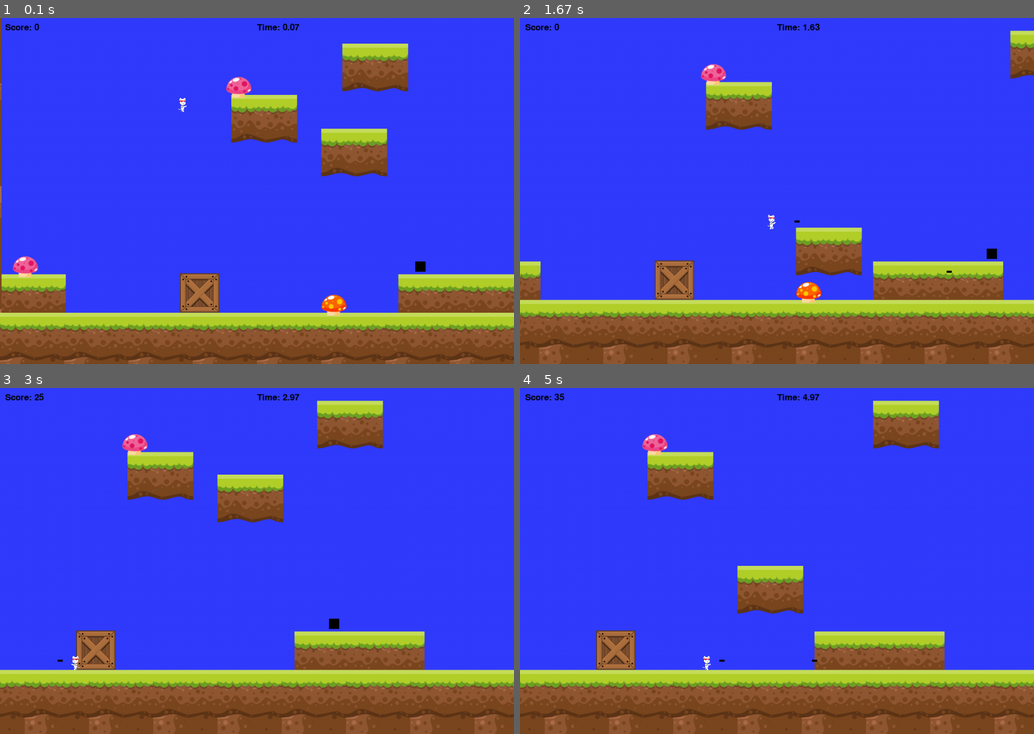
Above: before the commit, frames 1-4 (two rows, left to right).
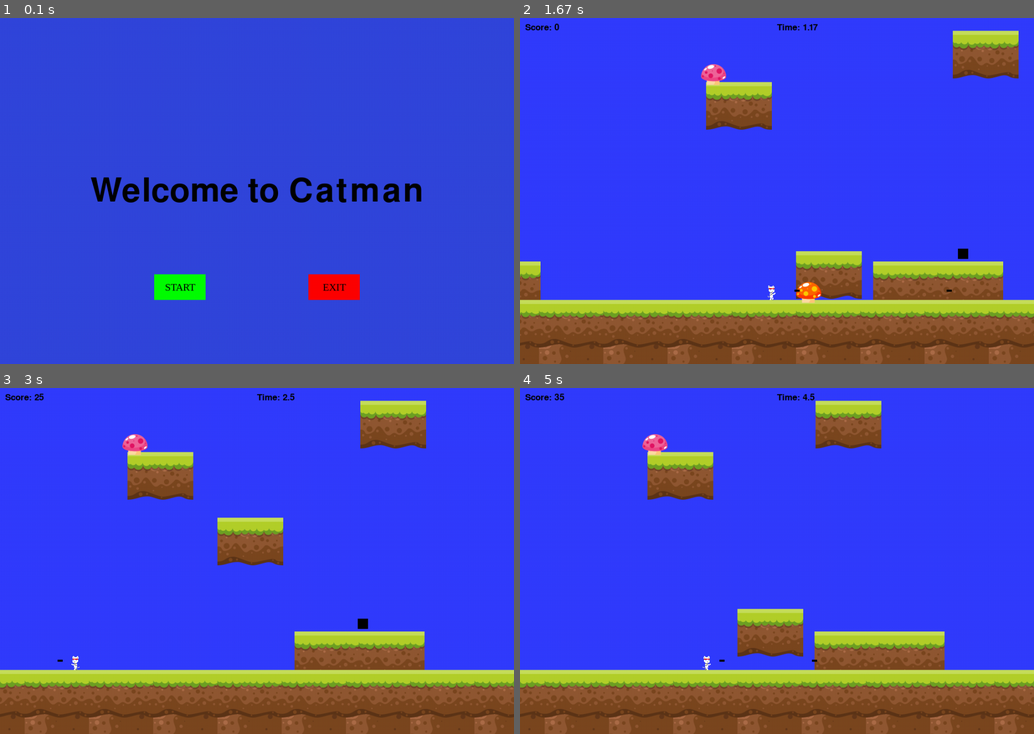
Above: after the commit, the same moments.

Repository: hone1er/Python_platformer
Game: pygame game, started from Pygame/platformer/platformer.py
The game is run twice, just before and just after one commit, with the same random seed, the same clock (stepped at 60 frames per second) and the same inputs.
Inputs (mouse positions are in pixels of both pictures, inside the frame that each line leads up to):
- Up to frame 1 (0.1 s): no input
- Up to frame 2 (1.67 s): click (699, 287) at 0.42 s, where only the run after the commit has a clickable "START"; hold Right 0.67-1.13 s; move the mouse to (756, 208) at 0.7 s; hold Up 1.17-1.47 s; tap Space at 1.23, 1.57 s; hold Right from 1.5 s (still down)
- Up to frame 3 (3 s): tap Space at 1.87, 2.07, 2.37, 2.63, 2.93 s; release Right at 1.97 s; hold Left 2-2.53 s; hold Left 2.57-2.97 s
- Up to frame 4 (5 s): hold Up 3-3.37 s; tap Space at 3.07, 3.47, 3.77, 4.13, 4.43, 4.63, 4.93 s; hold Right 3.4-4.03 s; hold Left 4.07-4.53 s; hold Right from 4.57 s (still down)

The runs differ from the first frame. In frame 1, 100% of the frame differs, in the area x 0-100%, y 0-100%; in frame 2, 5.5%; in frame 3, 6.8%; in frame 4, 7.3%.

Commit message:
removed scenery

Diff:
--- a/Pygame/platformer/characters.py
+++ b/Pygame/platformer/characters.py
@@ -66,7 +66,6 @@
 
 
 
-
         # See if we hit anything
         block_hit_list = pygame.sprite.spritecollide(self, self.level.platform_list, False)
         wall_hit_list = pygame.sprite.spritecollide(self, self.level.wall_list, False)
@@ -81,7 +80,6 @@
             elif isinstance(block, MovingPlatform) == False and self.change_x < 0:
                 # Otherwise if we are moving left, do the opposite.
                 self.rect.left = block.rect.right
-
 
 
         # Move up/down
@@ -103,9 +101,6 @@
                     self.rect.x += block.xvel
                 if block.xvel < 0:
                     self.rect.x += block.xvel
-
-
-
 
 
         wall_hit_list = pygame.sprite.spritecollide(self, self.level.wall_list, False)
--- a/Pygame/platformer/levels.py
+++ b/Pygame/platformer/levels.py
@@ -162,6 +162,7 @@
     def __init__(self, player):
         """ Create level 1. """
 
+
         # Call the parent constructor
         Level.__init__(self, player)
 
@@ -171,7 +172,11 @@
         #####################################################################################
         cronies = [
             [800, 475, 20, 20, 1000],
-            [1400, 150, 20, 20, 1575]]
+            [1400, 150, 20, 20, 1575],
+
+            [2125, 550,  20, 20, 2400],
+            [2250, 360,  20, 20, 2300]
+            ]
 
         # Array with type of platform, and x, y location of the platform.
         center_tiles = [
@@ -211,31 +216,20 @@
             [125, 70, 1825, 440],
             [125, 70, 1950, 440],
             [125, 70, 2075, 340],
-            [125, 70, 2200, 340],
+            [125, 70, 2200, 390],
             [125, 70, 2325, 340],
             [125, 70, 2450, 440],
             [125, 70, 2575, 440],
             [125, 70, 2700, 440],
 
+            [125, 70, 3700, 430],
+            [125, 70, 3825, 430],
+            [125, 70, 3950, 430],
+            [125, 70, 4075, 430],
+            [125, 70, 4200, 430],
+            [125, 70, 4325, 430],
+
         ]
-
-        columns = [
-            [125, 70, 1700, 500],
-            [125, 70, 1825, 500],
-            [125, 70, 1950, 500],
-            [125, 70, 2075, 400],
-            [125, 70, 2200, 400],
-            [125, 70, 2325, 400],
-            [125, 70, 2075, 500],
-            [125, 70, 2200, 500],
-            [125, 70, 2325, 500],
-            [125, 70, 2450, 500],
-            [125, 70, 2575, 500],
-            [125, 70, 2700, 500],
-            ]
-
-        for column in columns:
-            Level.add_scenery(column, pygame.image.load('png/Tiles/8.png'), self.platform_scene, Platform)
 
         # Moving Platforms
 #####################################################################################
@@ -254,6 +248,8 @@
                      [125, 70, -125, 85],
                      [125, 70, -125, -104],
                      [125, 70, -125, -300],
+                     [125, 70, 2200, 400],
+                     [125, 70, 2075, 350],
                      ]
 
         # Wall at start of level continued
@@ -262,6 +258,7 @@
                     [125, 70, -125, 200],
                     [125, 70, -125, 0],
                     [125, 70, -125, -200],
+                    [125, 70, 2325, 350],
                     ]
 
         ground_tiles = [[125,30,x*125,575] for x in range(abs(self.level_limit//45))]
@@ -275,31 +272,7 @@
         mushroom_2 = [[0, 0, 625, 540]
                       ]
 
-        object_tiles = [[125,30,x*450*random.choice([1.5,3.5,2.5])+350,525] for x in range(abs(self.level_limit//45))]
-
-        scenery = os.listdir(f'{os.path.dirname(__file__)}/png/Object')
-        # Add backround objects such as trees, bushes, and rocks.
-        for tile in object_tiles:
-            image = f'{os.path.dirname(__file__)}/png/Object/{random.choice(scenery)}'
-            if "Mushroom" not in image:
-                if "Tree_1" in image:
-                    tile[3] += 7
-                elif "Tree_2" in image:
-                    tile[3] -= 250
-                elif "Tree_3" in image:
-                    tile[3] -= 225
-                elif "Crate" in image:
-                    tile[3] -= 27
-                elif "BigBush" in image:
-                    tile[3] -= 15
-                elif "SmallBush" in image:
-                    tile[3] += 10
-                elif "Sign" in image:
-                    tile[3] -= 15
-                elif "Stone" in image:
-                    tile[3] -= 4
-                image = pygame.image.load(image)
-                Level.add_scenery(tile, image, self.platform_scene, Platform)
+
 
         #### wall at start of levels and ground tiles
         wall_dict = {
@@ -331,14 +304,12 @@
         # add enemies
         Level.add_enemy(cronies, self.enemy_list)
 
-
 # Create platforms for the level
 class Level_02(Level):
     """ Definition for level 2. """
 
     def __init__(self, player):
         """ Create level 2. """
-
         # Call the parent constructor
         Level.__init__(self, player)
         self.level_limit = -4000
@@ -420,7 +391,8 @@
                      [125, 70, -125, 320],
                      [125, 70, -125, 80],
 
-                     [125, 80, 1500, 255],
+                     [125, 80, 1500, 210],
+                     [125, 80, 1500, 245],
 
                      [125, 70, 1930, 510],
                      [125, 70, 1930, 390],
@@ -432,10 +404,11 @@
                     [125, 70, -125, 200],
                     [125, 70, -125, 0],
 
-                    [125, 80, 1300, 200],
+                    [125, 80, 1300, 155],
+                    [125, 80, 1300, 175],
 
                     [125, 70, 1930, 630],
-                    [125, 70, 1930, 350]
+                    [125, 70, 1930, 375]
                         ]
 # Collectable/scenery dictionary values
 ###################################################################################
@@ -466,13 +439,18 @@
         tile_dict = {pygame.image.load('png/Tiles/1.png'): ground_tiles,
                      pygame.image.load('png/Tiles/13.png'): left_tiles,
                      pygame.image.load('png/Tiles/14.png'): center_tiles,
-                     pygame.image.load('png/Tiles/15.png'): right_tiles,
-                     pygame.image.load('png/Tiles/10.png'): end_tile_1,
-                     pygame.image.load('png/Tiles/8.png'): end_tile_2
+                     pygame.image.load('png/Tiles/15.png'): right_tiles
                      }
 
-        object_dict = {pygame.image.load('png/Object/Tree_2.png'): tree_1,
-                       pygame.image.load('png/Object/sign_2.png'): sign}
+        wall_dict = {
+                    pygame.image.load('png/Tiles/10.png'): end_tile_1,
+                    pygame.image.load('png/Tiles/8.png'): end_tile_2
+        }
+
+        object_dict = {
+                    pygame.image.load('png/Object/Tree_2.png'): tree_1,
+                    pygame.image.load('png/Object/sign_2.png'): sign
+                    }
 
         collectable_dict = {pygame.image.load('png/Object/Mushroom_1.png'): mushroom_1,
                        pygame.image.load('png/Object/Mushroom_2.png'): mushroom_2,}
@@ -493,5 +471,7 @@
         for platform in movingplatform:
             Level.add_movingPlatform(platform, self.platform_list)
 
+        for wall in wall_dict:
+            Level.add_item(wall_dict[wall], wall, self.wall_list, Platform)
         # add enemies
         Level.add_enemy(cronies, self.enemy_list)
--- a/Pygame/platformer/platformer.py
+++ b/Pygame/platformer/platformer.py
@@ -144,6 +144,7 @@
             clock.tick(60)
             # Go ahead and update the screen with what we've drawn.
             pygame.display.update()
+            print(player.rect.x - player.level.world_shift, player.rect.y)
         # Be IDLE friendly. If you forget this line, the program will 'hang'
         # on exit.
         pygame.quit()
@@ -213,5 +214,5 @@
 
 if __name__ == "__main__":
     game = Game()
-    #game_intro(game)
+    game_intro(game)
     game.main()
Not shown, added: Pygame/platformer/Iceland Theme.mp3
Not shown, added: Pygame/platformer/Mushroom Theme.mp3
